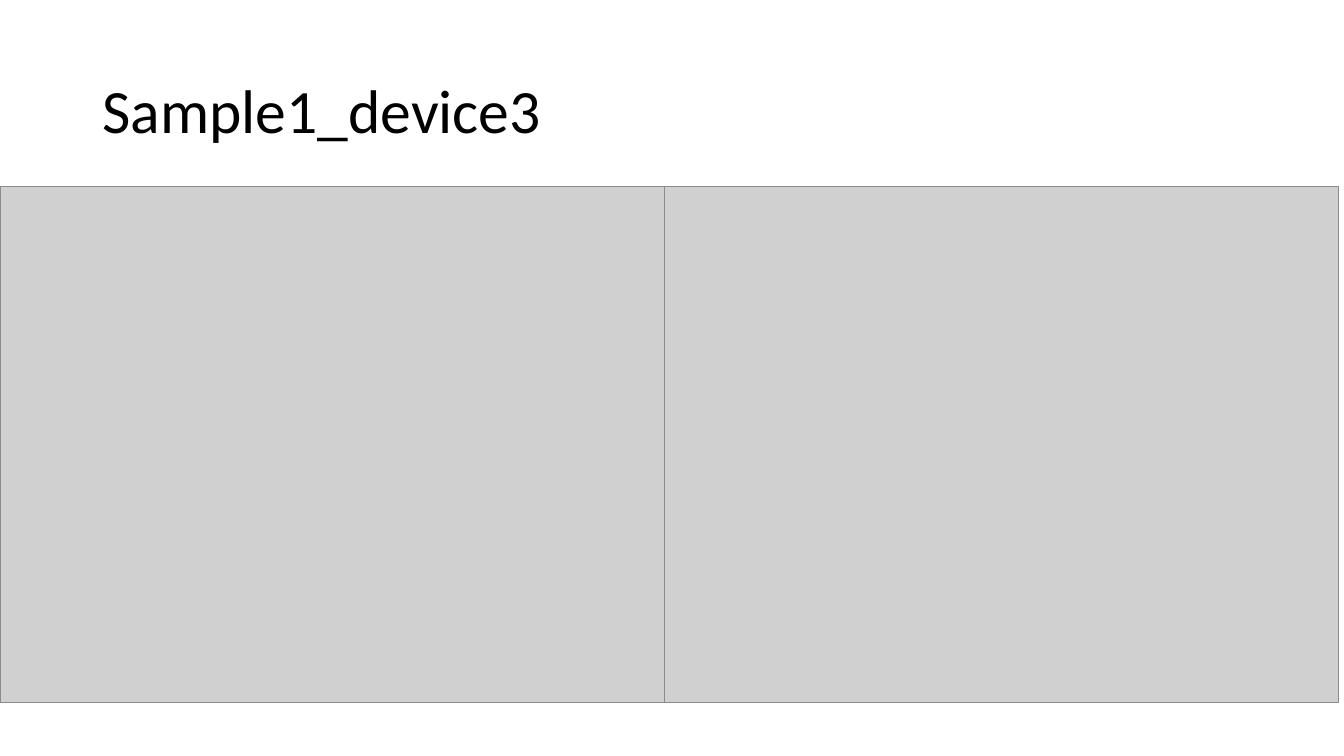
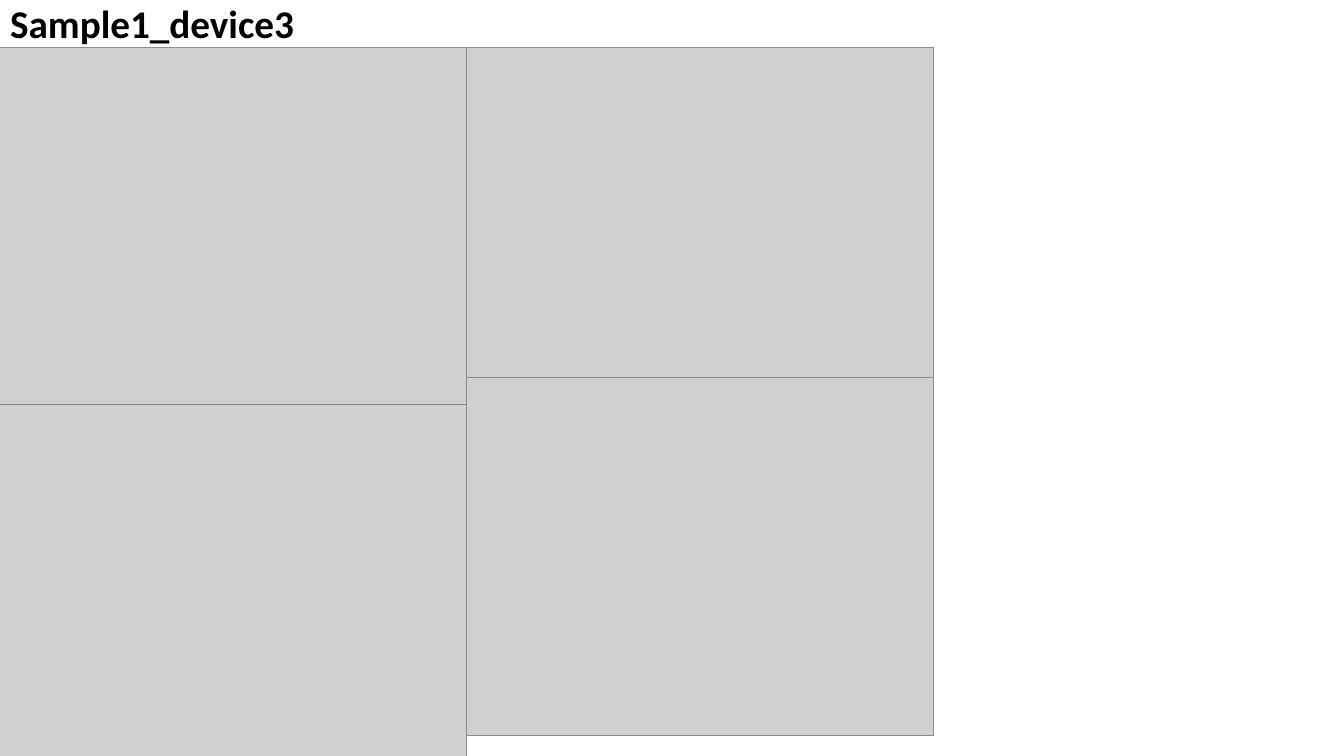
Before and after one commit to MishkaKnizhka98/Master_Thesis, a slide deck: slide 8 of Mikhail Bandurist Transistors/X-Ray Measurements (22-11-2023)/X-Ray Measurements Report Batch2.pptx. Drawn at 1344x756 pixels with LibreOffice and Linux fonts; fonts in the diff are those of the drawing; grey boxes stand for pictures. Boxes give left, top, right and bottom in pixels: in the first picture for what was removed or moved away, otherwise in the second. Text is boxed around its words. In the diff, an @@ line names an element or a change of style, - is before the commit and + after.

```diff
--- a/Mikhail Bandurist Transistors/X-Ray Measurements (22-11-2023)/X-Ray Measurements Report Batch2.pptx
+++ b/Mikhail Bandurist Transistors/X-Ray Measurements (22-11-2023)/X-Ray Measurements Report Batch2.pptx
@@ title "Sample1_device3": place and size @@
-title "Sample1_device3" at [102, 90, 540, 143]
+title "Sample1_device3" at [10, 10, 294, 49]
@@ title "Sample1_device3" at [10, 10, 294, 49]: size 44 to 28 pt, bold on; vertical alignment middle to top @@
@@ picture added at [0, 47, 467, 404] @@
@@ picture added at [467, 47, 934, 404] @@
@@ picture removed at [0, 187, 675, 703] @@
@@ picture removed at [664, 187, 1339, 703] @@
@@ picture added at [467, 378, 934, 735] @@
@@ picture added at [0, 404, 467, 756] @@
```
Also in this commit, not shown: 3 other slides changed, 9 other files.
